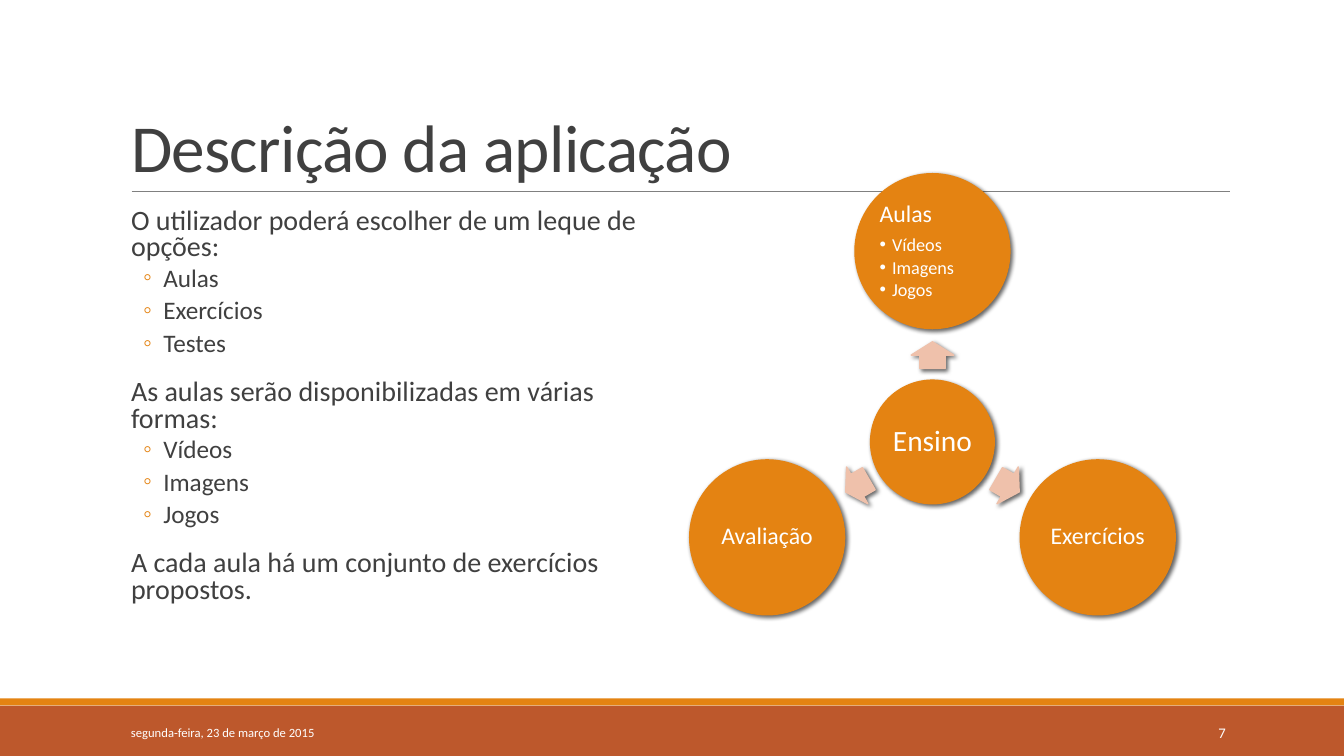
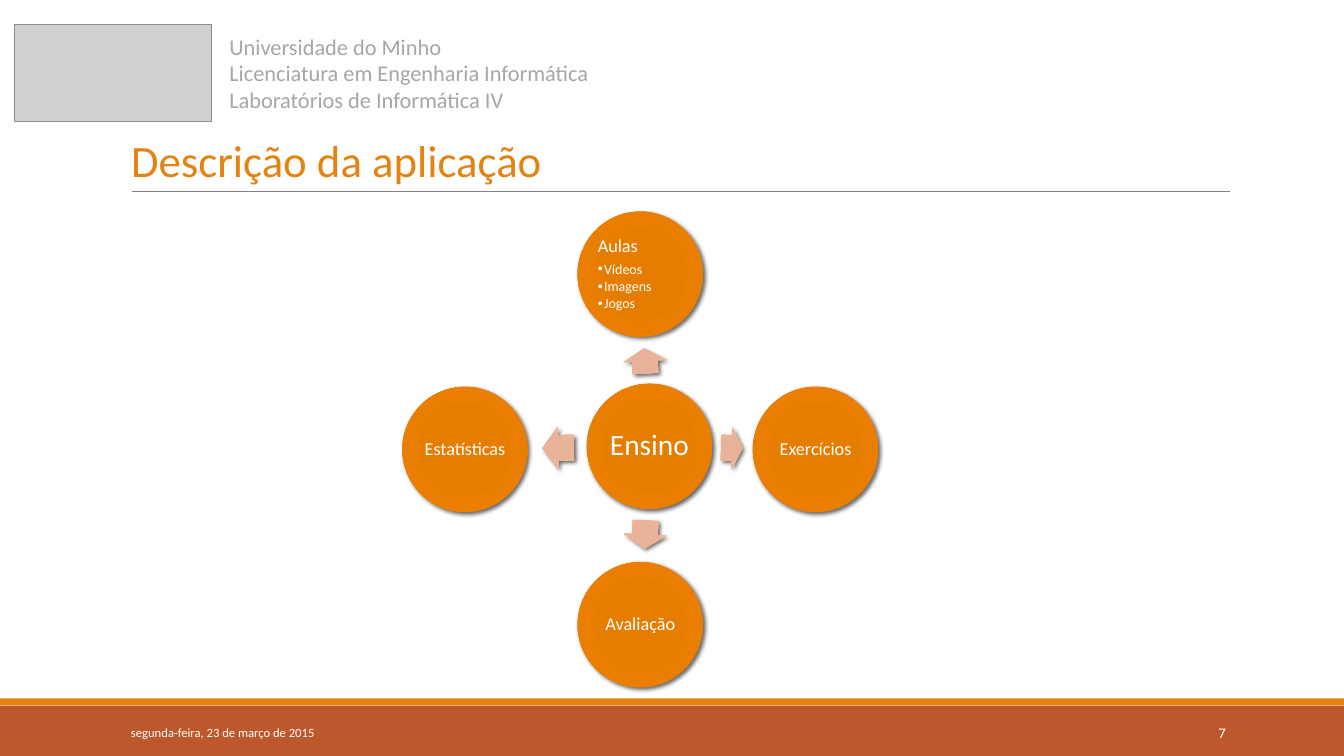
Before and after one commit to 7patricia/Aprende-com-os-Minions, a slide deck: slide 7 of 1ªFase/LI4-Grupo6-Fase1.pptx. Drawn at 1344x756 pixels with LibreOffice and Linux fonts; fonts in the diff are those of the drawing; grey boxes stand for pictures. Boxes give left, top, right and bottom in pixels: in the first picture for what was removed or moved away, otherwise in the second. Text is boxed around its words. In the diff, an @@ line names an element or a change of style, - is before the commit and + after.

```diff
--- a/1ªFase/LI4-Grupo6-Fase1.pptx
+++ b/1ªFase/LI4-Grupo6-Fase1.pptx
@@ picture added at [14,24,211,122] @@
@@ title "Descrição da aplicação" at [131,146,541,185]: size 48 to 32 pt, text colour #404040 to #E48312, letter spacing -0.5 to 0 pt @@
@@ text added at [229,39,588,108], 16 pt, text #A6A6A6 @@
+Universidade do Minho
+Licenciatura em Engenharia Informática
+Laboratórios de Informática IV
@@ text removed at [131,210,636,604] @@
-  O utilizador poderá escolher de um leque de opções:
-  ◦ Aulas
-  ◦ Exercícios
-  ◦ Testes
-  As aulas serão disponibilizadas em várias formas:
-  ◦ Vídeos
-  ◦ Imagens
-  ◦ Jogos
-  A cada aula há um conjunto de exercícios propostos.
@@ text "Aulas": place and size @@
-text "Aulas" at [880,205,954,299]
+text "Aulas" at [598,239,652,311]
@@ text "Aulas" at [598,239,652,311]: size 17 to 13 pt in "Aulas"; size 13 to 10 pt in "Vídeos", "Imagens", "Jogos"; less space between paragraphs; indent changed @@
@@ ellipse: place and size @@
-ellipse at [870,379,995,504]
+ellipse at [753,387,878,512]
@@ ellipse at [753,387,878,512]: fill #E48312 to gradient #E57B00 to #E87D00 to #EB7E00 to #EF8407 @@
@@ text "Ensino": place and size @@
-text "Ensino" at [893,431,972,452]
+text "Ensino" at [610,434,689,456]
@@ text "Exercícios" at [780,442,852,455]: size 17 to 13 pt; less space between paragraphs @@
@@ text "Exercícios": place and size @@
-text "Exercícios" at [1051,527,1145,544]
+text "Exercícios" at [780,442,852,455]
@@ group added at [402,212,742,688]: 4 ellipses, 4 right arrows, 1 text @@
+Estatísticas
@@ group removed at [689,173,1176,616]: 3 right arrows, 3 ellipses @@
@@ text "Avaliação": place and size @@
-text "Avaliação" at [721,527,812,548]
+text "Avaliação" at [605,617,675,633]
@@ text "Avaliação" at [605,617,675,633]: size 17 to 13 pt; less space between paragraphs @@
```
Also in this commit, not shown: 9 other slides changed, 1 other file.
